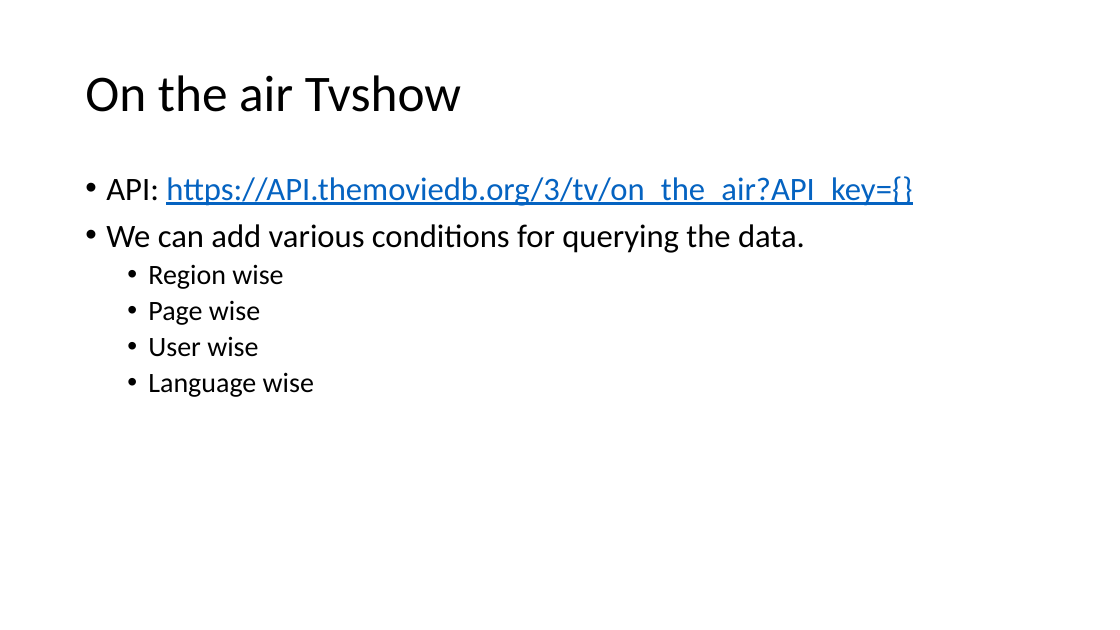
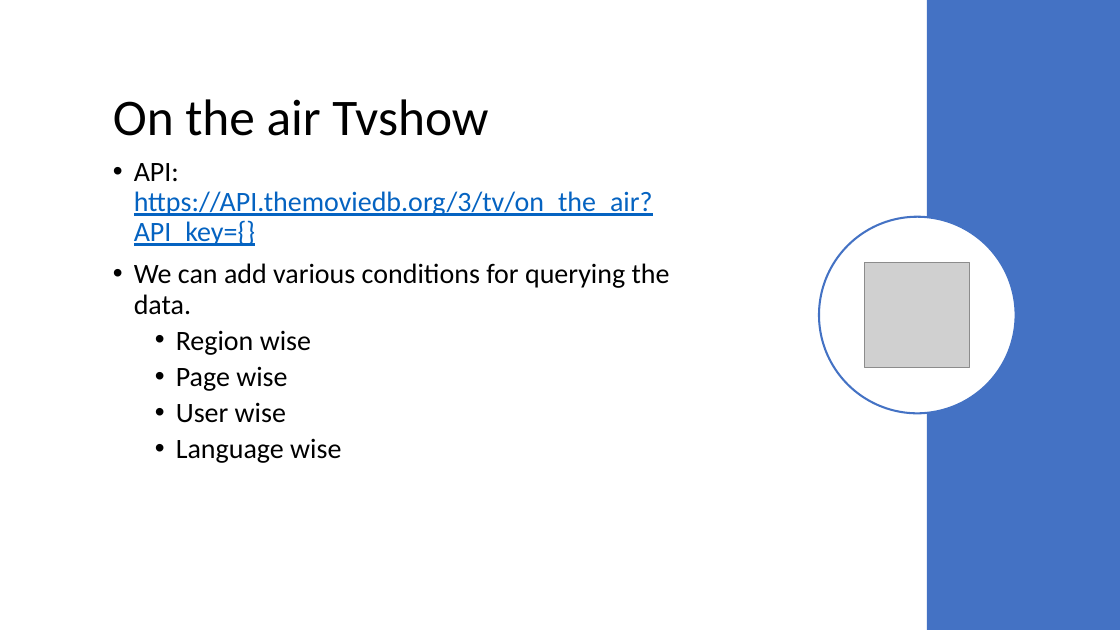
Before and after one commit to akhiln28/ontology_assignment2, a slide deck: slide 5 of presentation.pptx. Drawn at 1120x630 pixels with LibreOffice and Linux fonts; fonts in the diff are those of the drawing; grey boxes stand for pictures. Boxes give left, top, right and bottom in pixels: in the first picture for what was removed or moved away, otherwise in the second. Text is boxed around its words. In the diff, an @@ line names an element or a change of style, - is before the commit and + after.

```diff
--- a/presentation.pptx
+++ b/presentation.pptx
@@ rectangle added at (x1=927, y1=0, x2=1120, y2=630), fill #4472C4 @@
@@ title "On the air Tvshow" moved from (x1=85, y1=75, x2=461, y2=112) to (x1=113, y1=99, x2=488, y2=136) @@
@@ text "API: https://API.themoviedb.org/3/tv/on_the_air?API_key={}" moved from (x1=106, y1=176, x2=912, y2=397) to (x1=134, y1=191, x2=670, y2=463) @@
@@ text "API: https://API.themoviedb.org/3/tv/on_the_air?API_key={}" at (x1=134, y1=191, x2=670, y2=463): vertical alignment top to middle @@
@@ text at (x1=134, y1=191, x2=670, y2=315): size 28 to 24 pt in "API: https://API.themoviedb.org/3/tv/on_the_air?API_key={}", "We can add various conditions for querying ..." @@
@@ ellipse added at (x1=819, y1=217, x2=1016, y2=413), fill #FFFFFF, outline #4472C4 1.75 pt @@
@@ picture added at (x1=865, y1=263, x2=970, y2=368) @@
```
Also in this commit, not shown: 6 other slides changed, 1 slide added, 1 other file.
